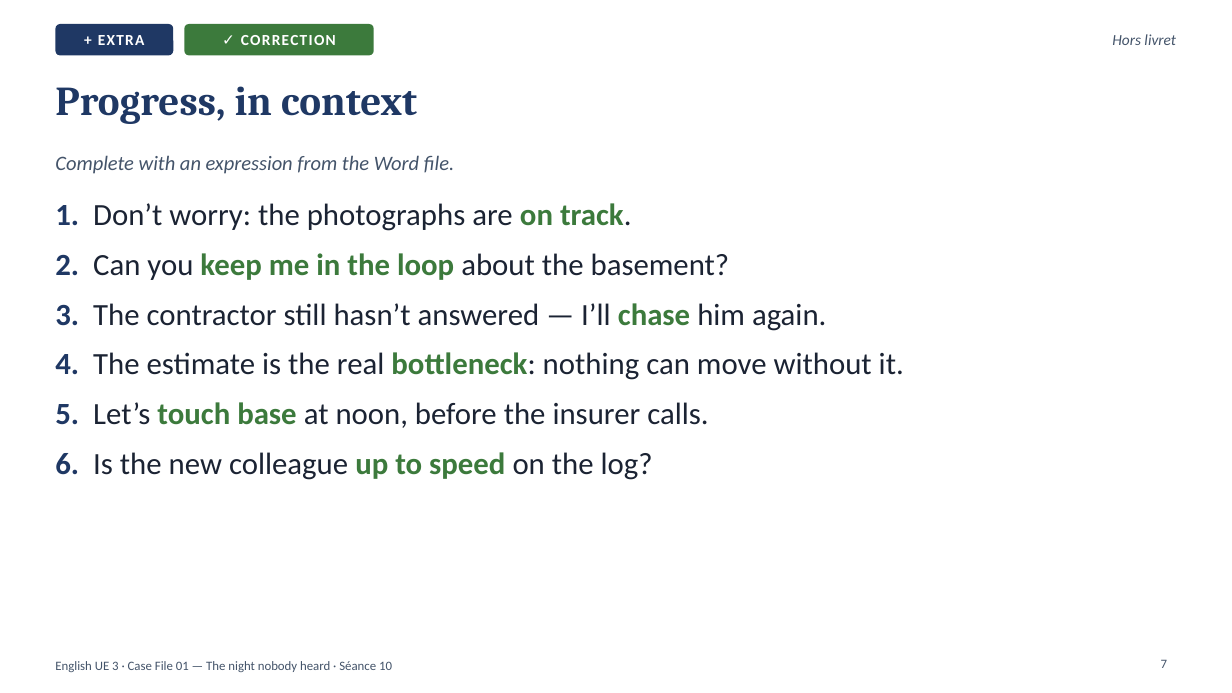
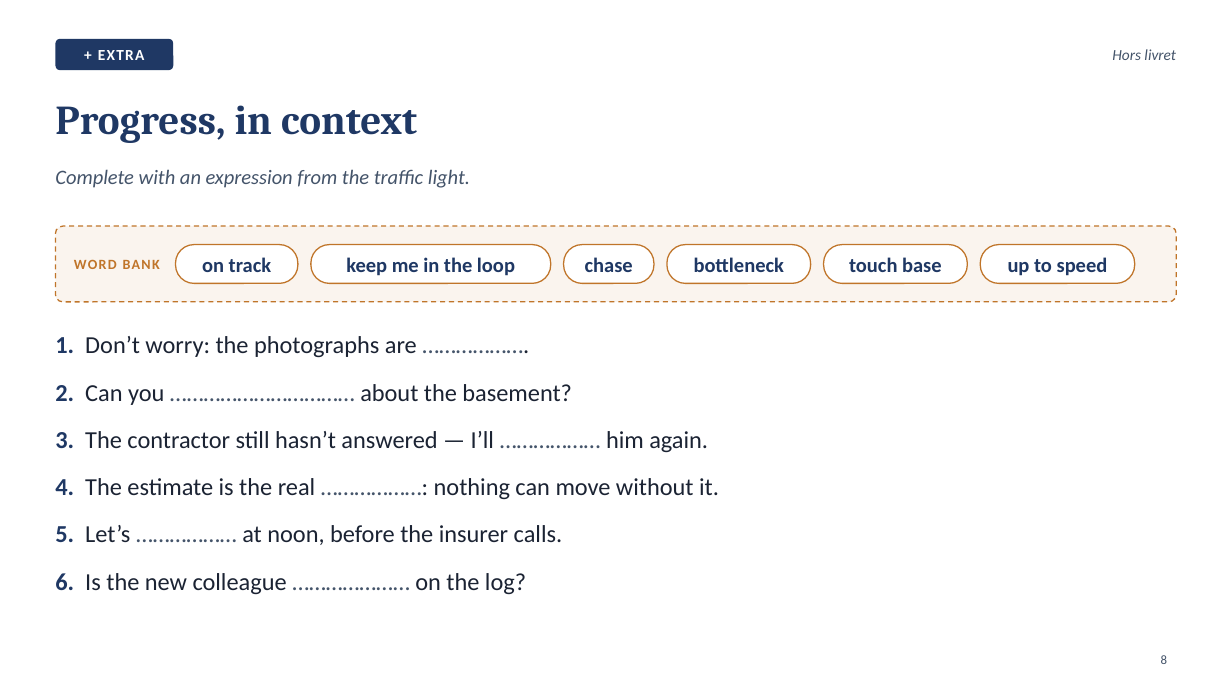
Before and after one commit to ajouniaux/talenleren, a slide deck: slide 8 of powerpoints/Seance_10_Scene4_Ten_oclock_update.pptx (slide 7 before the commit). Drawn at 1232x693 pixels with LibreOffice and Linux fonts; fonts in the diff are those of the drawing. Boxes give left, top, right and bottom in pixels: in the first picture for what was removed or moved away, otherwise in the second. Text is boxed around its words. In the diff, an @@ line names an element or a change of style, - is before the commit and + after.

```diff
--- a/powerpoints/Seance_10_Scene4_Ten_oclock_update.pptx
+++ b/powerpoints/Seance_10_Scene4_Ten_oclock_update.pptx
@@ rounded rectangle removed at bbox=[185, 24, 374, 55] @@
-✓ CORRECTION
@@ rounded rectangle "+ EXTRA": place and size @@
-rounded rectangle "+ EXTRA" at bbox=[55, 24, 173, 55]
+rounded rectangle "+ EXTRA" at bbox=[55, 39, 173, 70]
@@ text "Hors livret": place and size @@
-text "Hors livret" at bbox=[1112, 34, 1176, 45]
+text "Hors livret" at bbox=[1112, 49, 1176, 60]
@@ title "Progress, in context": place and size @@
-title "Progress, in context" at bbox=[55, 86, 417, 124]
+title "Progress, in context" at bbox=[55, 105, 417, 143]
@@ text at bbox=[55, 169, 470, 188]: text changed @@
-Complete with an expression from the Word file.
+Complete with an expression from the traffic light.
@@ rounded rectangle added at bbox=[55, 226, 1177, 302], fill #C0752A at 8% opacity, outline #C0752A 1 pt dashed @@
@@ text added at bbox=[74, 259, 160, 269], 11 pt, text #C0752A, bold @@
+WORD BANK
@@ rounded rectangle added at bbox=[176, 245, 298, 284], fill #FFFFFF, outline #C0752A 1 pt, 16 pt, text #1F3864, bold @@
+on track
@@ rounded rectangle added at bbox=[311, 245, 551, 284], fill #FFFFFF, outline #C0752A 1 pt, 16 pt, text #1F3864, bold @@
+keep me in the loop
@@ rounded rectangle added at bbox=[564, 245, 654, 284], fill #FFFFFF, outline #C0752A 1 pt, 16 pt, text #1F3864, bold @@
+chase
@@ rounded rectangle added at bbox=[667, 245, 811, 284], fill #FFFFFF, outline #C0752A 1 pt, 16 pt, text #1F3864, bold @@
+bottleneck
@@ rounded rectangle added at bbox=[823, 245, 968, 284], fill #FFFFFF, outline #C0752A 1 pt, 16 pt, text #1F3864, bold @@
+touch base
@@ rounded rectangle added at bbox=[981, 245, 1135, 284], fill #FFFFFF, outline #C0752A 1 pt, 16 pt, text #1F3864, bold @@
+up to speed
@@ text at bbox=[55, 336, 719, 594]: text changed; size 24 to 19 pt @@
-1. Don’t worry: the photographs are on track.
-2. Can you keep me in the loop about the basement?
-3. The contractor still hasn’t answered — I’ll chase him again.
-4. The estimate is the real bottleneck: nothing can move without it.
-5. Let’s touch base at noon, before the insurer calls.
-6. Is the new colleague up to speed on the log?
+1. Don’t worry: the photographs are ……………….
+2. Can you …………………………… about the basement?
+3. The contractor still hasn’t answered — I’ll ……………… him again.
+4. The estimate is the real ………………: nothing can move without it.
+5. Let’s ……………… at noon, before the insurer calls.
+6. Is the new colleague ………………… on the log?
@@ page number removed at bbox=[1161, 659, 1167, 668] @@
-7
@@ page number added at bbox=[1161, 655, 1167, 664], 10 pt, text #44546A @@
+8
@@ text removed at bbox=[55, 661, 392, 672] @@
-English UE 3 · Case File 01 — The night nobody heard · Séance 10
```
Also in this commit, not shown: 10 other slides changed, 10 slides added, 5 slides removed, 8 other files.
